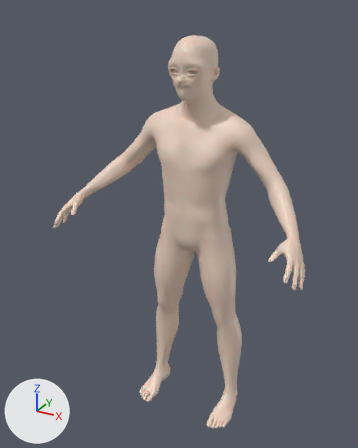
The Blender file anima/Alonso.blend, before and after one commit.
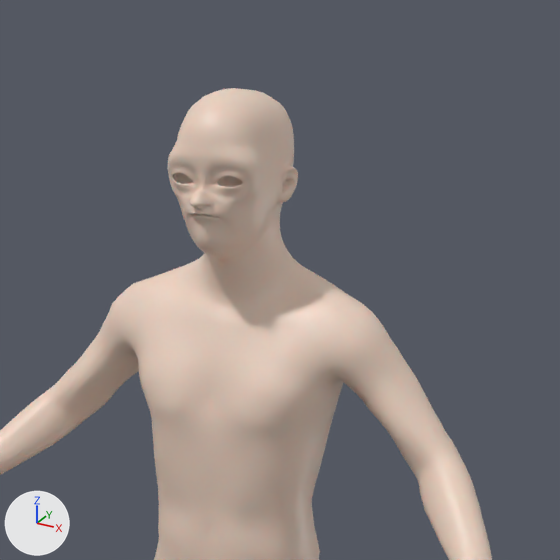
There are two pictures of each version: one whole from a 50 mm camera at (0.875, -1.772, 1.776) aimed at (-0.038, -0.113, 0.947), one close up on the part from 28% to 90% of the width and 0% to 50% of the height. Every picture has the same lights, and +X, +Y and +Z are marked at lower left. The first two pictures are the older version.

The first close-up shows 'Alonso'.
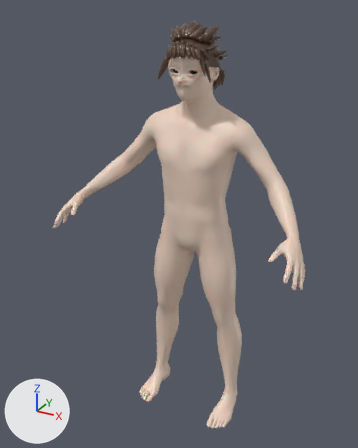
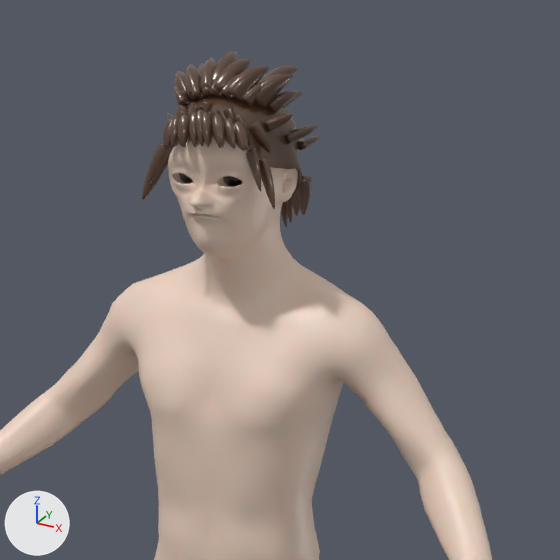
Boxes [x1, y1, x2, y2] around the edits, measured in the close-ups (560 x 560 px):
'Alonso_Pelo', added (brown): after [142, 51, 321, 227]
'Alonso_Ojos', added: after [179, 173, 242, 187]

What changed in the scene script:
```text
Add img_bluegreen_eye_png:
    img_bluegreen_eye_png = load_image('bluegreen_eye.png', 'assets/eyes/materials/bluegreen_eye.png', 1024, 1024, 'sRGB')
Add mat_m_pelo:
    mat_m_pelo = principled_material('M_Pelo')
    mat_m_pelo.base_color = (0.105, 0.055, 0.033)  # brown #5b4233
    mat_m_pelo.roughness = 0.28
    mat_m_pelo.anisotropic = 0.75
    mat_m_pelo.coat_weight = 0.4
    mat_m_pelo.coat_roughness = 0.16
Add mat_m_ojo:
    mat_m_ojo = bpy.data.materials.new('M_Ojo')
    # uses the picture img_bluegreen_eye_png
Add me_alonso_mechones:
    me_alonso_mechones.from_pydata(...)  # 8272 vertices, 7784 faces; spans x -0.11..0.115, y -0.188..0.09, z 1.459..1.729
    me_alonso_mechones.polygons.foreach_set('use_smooth', [True] * 7784)
    me_alonso_mechones.materials.append(mat_m_pelo)  # brown #5b4233
Add me_alonso_ojos:
    me_alonso_ojos.from_pydata(...)  # 1064 vertices, 1020 faces; spans x -0.0533..0.0533, y -0.1487..-0.1215, z 1.5499..1.5848
    me_alonso_ojos.polygons.foreach_set('use_smooth', [True] * 1020)
    me_alonso_ojos.materials.append(mat_m_ojo)
Add ob_alonso_pelo:
    ob_alonso_pelo = bpy.data.objects.new('Alonso_Pelo', me_alonso_mechones)
    ob_alonso_pelo.location = (0.0, 0.0, 0.0)
Add ob_alonso_ojos:
    ob_alonso_ojos = bpy.data.objects.new('Alonso_Ojos', me_alonso_ojos)
    ob_alonso_ojos.location = (0.0, 0.0, 0.0)
```
